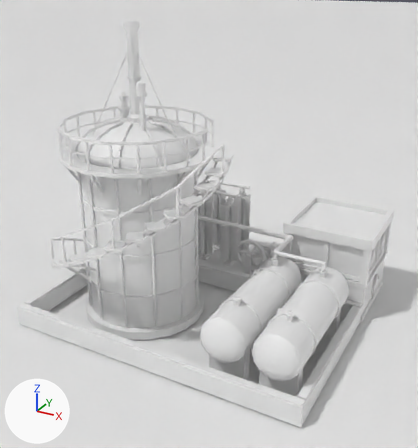
Before and after pictures for a commit that changed the Blender file src/DeepFrontier/Art/Source/CryogenicTankFarm-ReferenceStudy.blend.
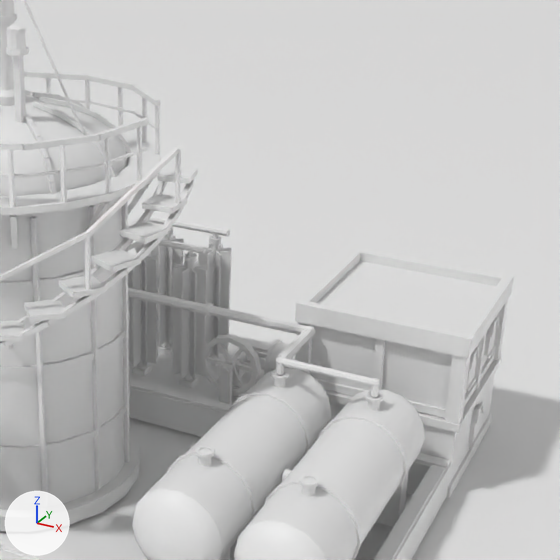
There are two pictures of each version: one whole from a 50 mm lens placed at (2.48, -13.98, 7.63), pointed at (-3.36, -3.36, 2.32), one close up on the part from 32% to 100% of the width and 15% to 79% of the height. Lighting does not change. The marker at lower left points along +X, +Y and +Z. The last two pictures show the newer version. Materials are left out; every surface is plain grey.

In view in the first close-up: 'CryogenicTankFarm.Architecture', 'CryogenicTankFarm.Flywheel', 'Plane' and 2 more.
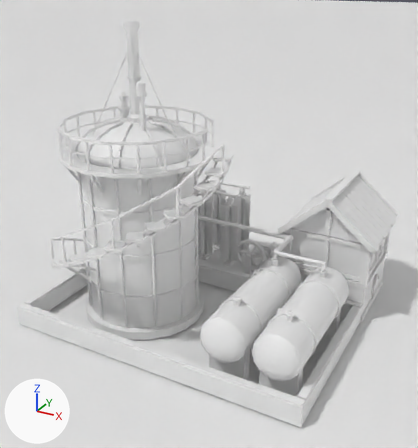
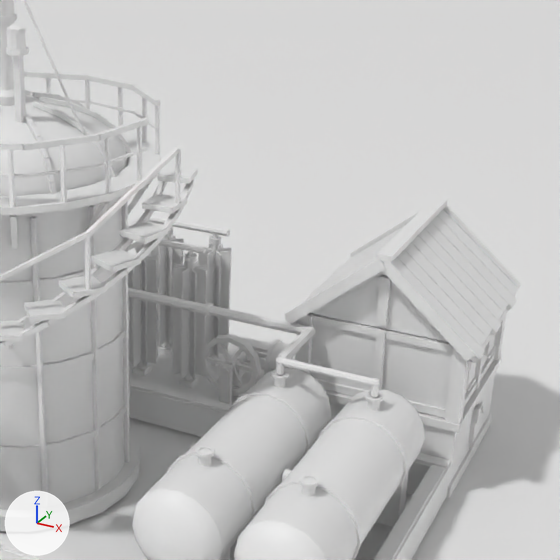
What changed in the scene script:
```text
Change me_cryogenictankfarm_architecture:
    used by ob_cryogenictankfarm_architecture; location = (0.0, 0.0, 0.0)
    remove me_cryogenictankfarm_architecture.from_pydata(...)  # 7516 vertices, 4477 faces; spans x -7.0..0.08, y -6.02..0.26, z -0.03..6.69
    add me_cryogenictankfarm_architecture.from_pydata(...)  # 7712 vertices, 4638 faces; spans x -7.0..0.18, y -6.02..0.26, z -0.03..6.69
    me_cryogenictankfarm_architecture part 1: the loose piece of 8 vertices spanning x -1.87..-0.14, y -1.99..-1.95, z 1.01..1.12 is copied, and the copy is moved by (0.0, 0.0, 0.86); it spans x -1.87..-0.14, y -1.99..-1.95, z 1.87..1.97
    me_cryogenictankfarm_architecture part 2: a new loose piece, a box spanning x 0.065..0.105, y -2.1..0.1, z 1.765..1.865
    me_cryogenictankfarm_architecture part 3: the loose piece of 8 vertices spanning x -1.87..-0.14, y -1.99..-1.95, z 1.01..1.12 is copied, and the copy is scaled about its middle by (0.0694, 1.5, 6), then moved by (0.0, -0.04, 1.29); it spans x -1.06..-0.94, y -2.04..-1.98, z 2.05..2.65
    me_cryogenictankfarm_architecture part 4: a new loose piece, a box spanning x -1.09..-0.91, y -2.16..0.16, z 2.897..2.967
    me_cryogenictankfarm_architecture part 5: the loose piece of 6 vertices spanning x -1.87..-0.14, y -1.99..-1.95, z 1.84..1.94 is deleted
    me_cryogenictankfarm_architecture part 6: 28 vertices moved from x -2.04..0.04, y -2.04..0.04, z 1.95..1.97 to x -2.04..0.04, y -2.04..0.04, z 1.98..2.0; 60 vertices removed from x -2.06..0.06, y -2.06..0.06, z 1.84..2.12; 196 vertices added at x -2.18..0.18, y -2.18..0.18, z 1.85..2.93
    other edits to the shape of me_cryogenictankfarm_architecture do not show in these pictures
```

Boxes (x1, y1, x2, y2) around the edits, measured in the close-ups (560 x 560 px):
'CryogenicTankFarm.Architecture', reshaped
    before: (0, 0, 514, 560)
    after: (0, 0, 522, 560)
part 1 of me_cryogenictankfarm_architecture, added
    after: (312, 314, 453, 353)
part 2 of me_cryogenictankfarm_architecture, added
    after: (467, 309, 508, 370)
part 3 of me_cryogenictankfarm_architecture, added
    after: (376, 275, 391, 326)
part 4 of me_cryogenictankfarm_architecture, added
    after: (376, 198, 447, 263)
part 5 of me_cryogenictankfarm_architecture, deleted (mostly hidden)
    before: (313, 325, 451, 355)
part 6 of me_cryogenictankfarm_architecture, built on
    before: (295, 248, 514, 424)
    after: (284, 205, 522, 424)
